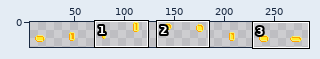
Two versions of one sprite sheet, Art/coins_vfx.png. Above: a wide view before the commit, with the close-up outlined.
Close-up. First the earlier version:
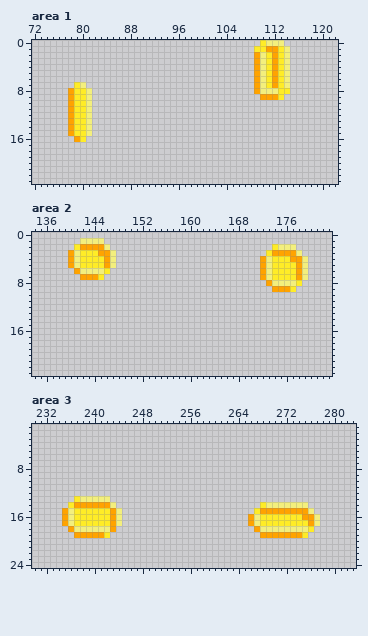
The file is 288x32 pixels. Shown: area 1: x 72..122, y 0..23; area 2: x 134..183, y 0..23; area 3: x 230..283, y 1..24. The wide view leaves out empty margins. The commit also changed other parts of the picture, which this record leaves out.
And afterwards:
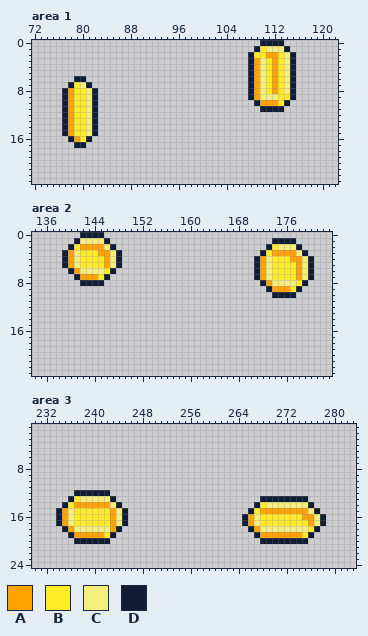
Palette (. is transparent): A #ffa300  B #ffec27  C #f3ef7d  D #111d35
The edit:
--- area 1
@@ x 72..122 @@
- 0 ......................................BCCC.........
- 1 .....................................BBAABC........
- 2 .....................................ACBABC........
- 3 .....................................ACBABC........
- 4 .....................................ACBABC........
- 5 .....................................ACBABC........
- 6 .....................................ACBABC........
- 7 .......BC............................ACBABC........
- 8 ......ABBC...........................ACCCBB........
- 9 ......ABBC............................AAAB.........
-10 ......ABBC.........................................
-11 ......ABBC.........................................
-12 ......ABBC.........................................
-13 ......ABBC.........................................
-14 ......ABBC.........................................
-15 ......ABBC.........................................
-16 .......AB..........................................
-17 ...................................................
+ 0 ......................................DDDD.........
+ 1 .....................................DBCCCD........
+ 2 ....................................DBBAABCD.......
+ 3 ....................................DACBABCD.......
+ 4 ....................................DACBABCD.......
+ 5 ....................................DACBABCD.......
+ 6 .......DD...........................DACBABCD.......
+ 7 ......DBCD..........................DACBABCD.......
+ 8 .....DABBCD.........................DACBABCD.......
+ 9 .....DABBCD.........................DACCCBBD.......
+10 .....DABBCD..........................DAAABD........
+11 .....DABBCD...........................DDDD.........
+12 .....DABBCD........................................
+13 .....DABBCD........................................
+14 .....DABBCD........................................
+15 .....DABBCD........................................
+16 ......DABD.........................................
+17 .......DD..........................................
 18 ...................................................
--- area 2
@@ x 134..183 @@
- 0 ..................................................
- 1 ........CCCC......................................
- 2 .......BAAAAC...........................BCCC......
- 3 ......ACBBBAAC.........................BAAAAC.....
- 4 ......ACBBBBAC........................ACBBBAAC....
- 5 ......ACBBBBAC........................ACBBBBAC....
- 6 .......ACCCCB.........................ACBBBBAC....
- 7 ........AAAB..........................ACBBBBAC....
- 8 .......................................ACCCCB.....
- 9 ........................................AAAB......
-10 ..................................................
+ 0 ........DDDD......................................
+ 1 .......DCCCCD...........................DDDD......
+ 2 ......DBAAAACD.........................DBCCCD.....
+ 3 .....DACBBBAACD.......................DBAAAACD....
+ 4 .....DACBBBBACD......................DACBBBAACD...
+ 5 .....DACBBBBACD......................DACBBBBACD...
+ 6 ......DACCCCBD.......................DACBBBBACD...
+ 7 .......DAAABD........................DACBBBBACD...
+ 8 ........DDDD..........................DACCCCBD....
+ 9 .......................................DAAABD.....
+10 ........................................DDDD......
 11 ..................................................
--- area 3
@@ x 230..283 @@
 11 ......................................................
-12 ......................................................
-13 .......BCCCCC.........................................
-14 ......BAAAAAAC........................BCCCCCCC........
-15 .....ACBBBBBBAC......................BAAAAAAAAC.......
-16 .....ACBBBBBBAC.....................ACBBBBBBBAAC......
-17 .....ACBBBBBBAC.....................ACBBBBBBBBAC......
-18 ......ACCCCCCA.......................ACCCCCCCCB.......
-19 .......AAAAAB.........................AAAAAAAB........
-20 ......................................................
+12 .......DDDDDD.........................................
+13 ......DBCCCCCD........................DDDDDDDD........
+14 .....DBAAAAAACD......................DBCCCCCCCD.......
+15 ....DACBBBBBBACD....................DBAAAAAAAACD......
+16 ....DACBBBBBBACD...................DACBBBBBBBAACD.....
+17 ....DACBBBBBBACD...................DACBBBBBBBBACD.....
+18 .....DACCCCCCAD.....................DACCCCCCCCBD......
+19 ......DAAAAABD.......................DAAAAAAABD.......
+20 .......DDDDDD.........................DDDDDDDD........
 21 ......................................................
Changed places in both close-ups, as pixel boxes (x1, y1, x2, y2):
changed: (248, 40, 296, 112)
added: (62, 76, 98, 148)
added: (62, 232, 122, 286)
added: (254, 238, 314, 298)
added: (56, 490, 128, 544)
added: (242, 496, 326, 544)
